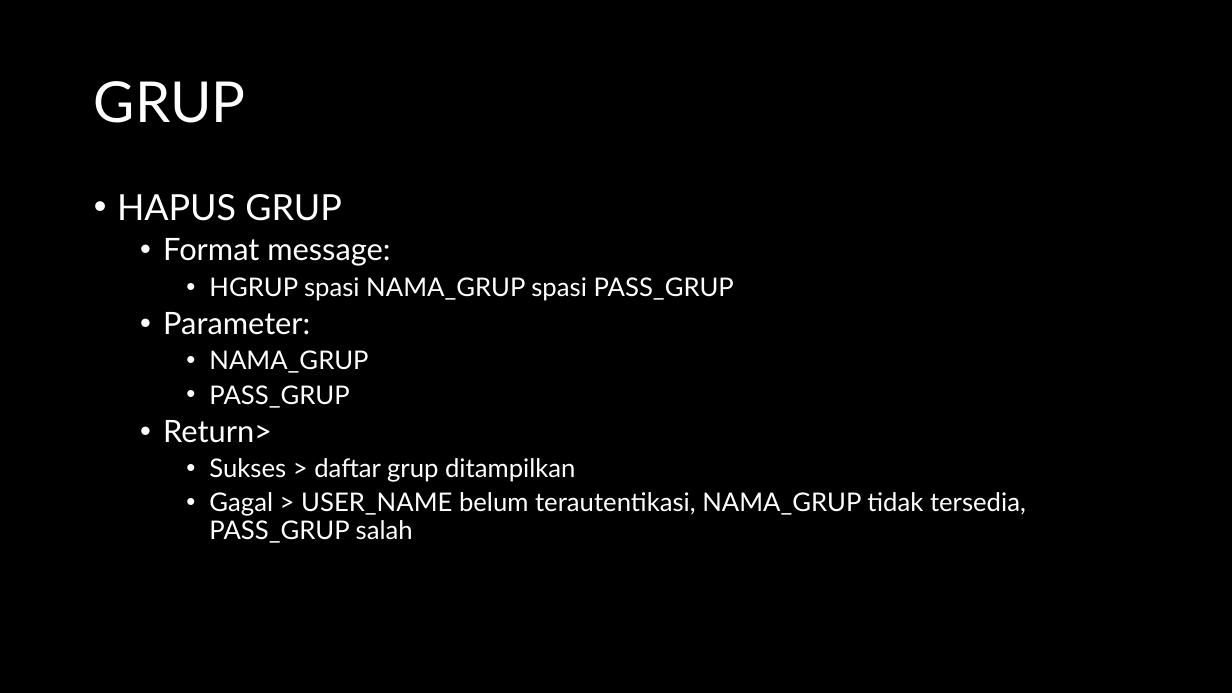
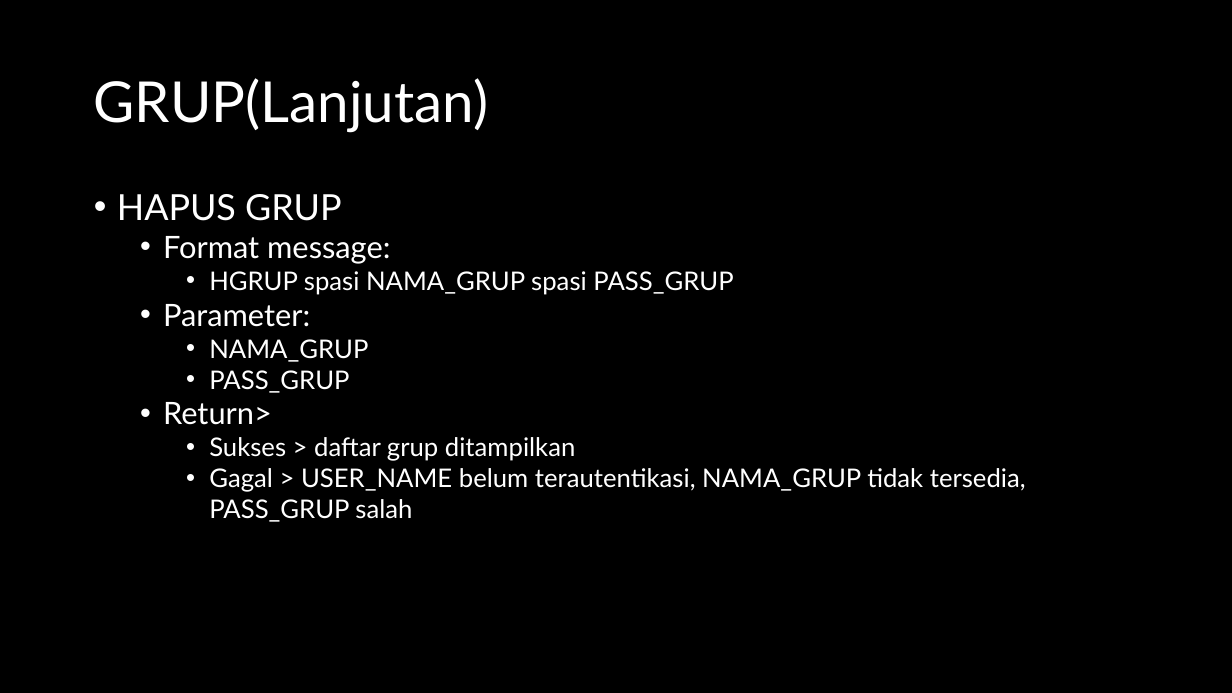
Before and after one commit to jeffrynasri/Kuliah-Progjar-E, a slide deck: slide 9 of TUGAS2_CHATSERVER/DRAFT-CHAT-SERVER.pptx (slide 8 before the commit). Drawn at 1232x693 pixels with LibreOffice and Linux fonts; fonts in the diff are those of the drawing. Boxes give left, top, right and bottom in pixels: in the first picture for what was removed or moved away, otherwise in the second. Text is boxed around its words. In the diff, an @@ line names an element or a change of style, - is before the commit and + after.

```diff
--- a/TUGAS2_CHATSERVER/DRAFT-CHAT-SERVER.pptx
+++ b/TUGAS2_CHATSERVER/DRAFT-CHAT-SERVER.pptx
@@ text at (94,78,488,132): text changed @@
-GRUP
+GRUP(Lanjutan)
@@ text "HAPUS GRUP" at (117,194,1026,522): less space between paragraphs; line spacing 0.9 to 1 @@
```
Also in this commit, not shown: 8 other slides changed, 2 slides added.
